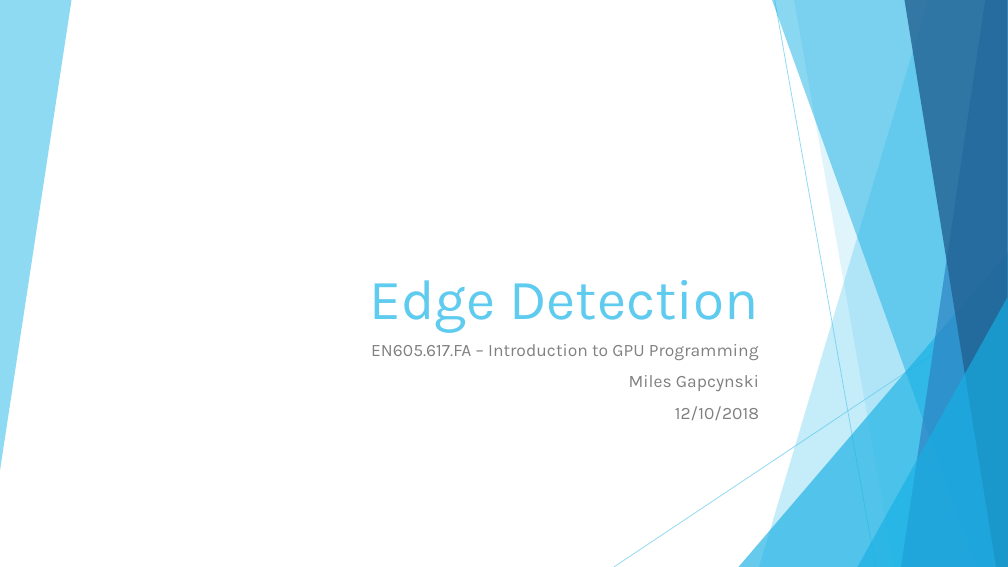
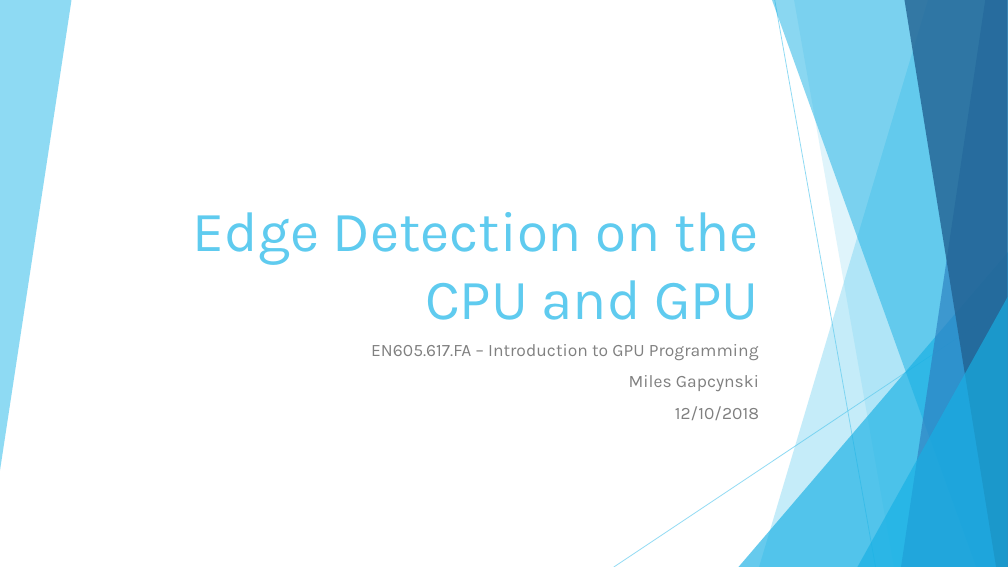
Before and after one commit to miles885/GPU_Course_Project, a slide deck: slide 1 of Course_Project_Edge_Detection_Gapcynski.pptx. Drawn at 1008x567 pixels with LibreOffice and Linux fonts; fonts in the diff are those of the drawing. Boxes give left, top, right and bottom in pixels: in the first picture for what was removed or moved away, otherwise in the second. Text is boxed around its words. In the diff, an @@ line names an element or a change of style, - is before the commit and + after.

```diff
--- a/Course_Project_Edge_Detection_Gapcynski.pptx
+++ b/Course_Project_Edge_Detection_Gapcynski.pptx
@@ title at <box>193,212,759,320</box>: text changed @@
-Edge Detection
+Edge Detection on the CPU and GPU
```
Also in this commit, not shown: 6 other slides changed, 1 slide added, 1 other file.
